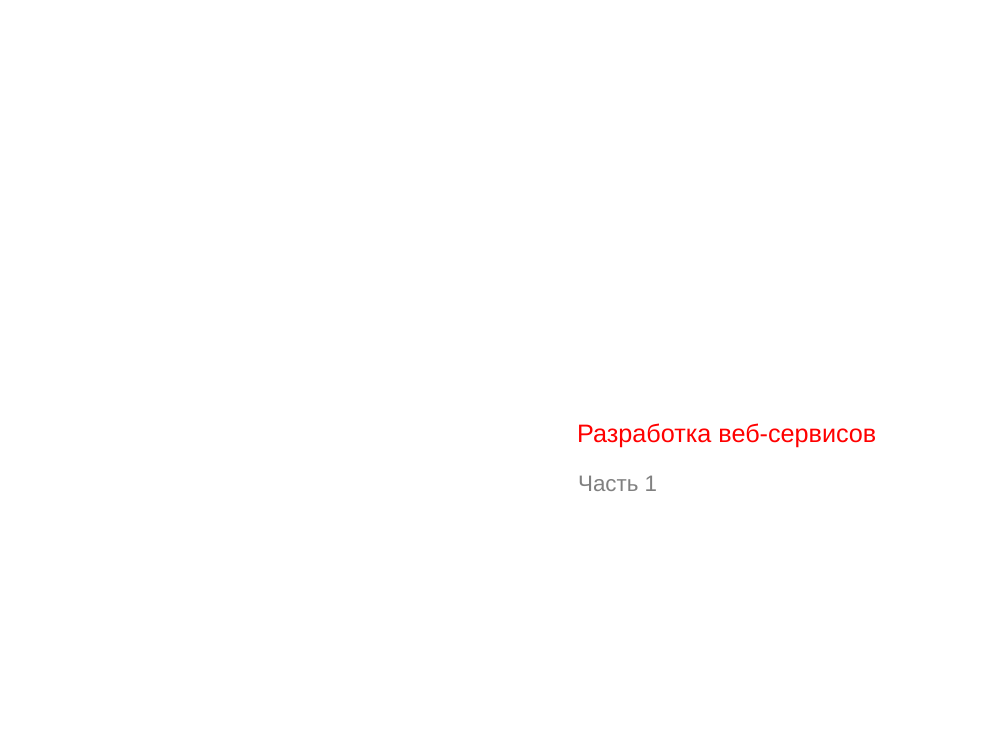
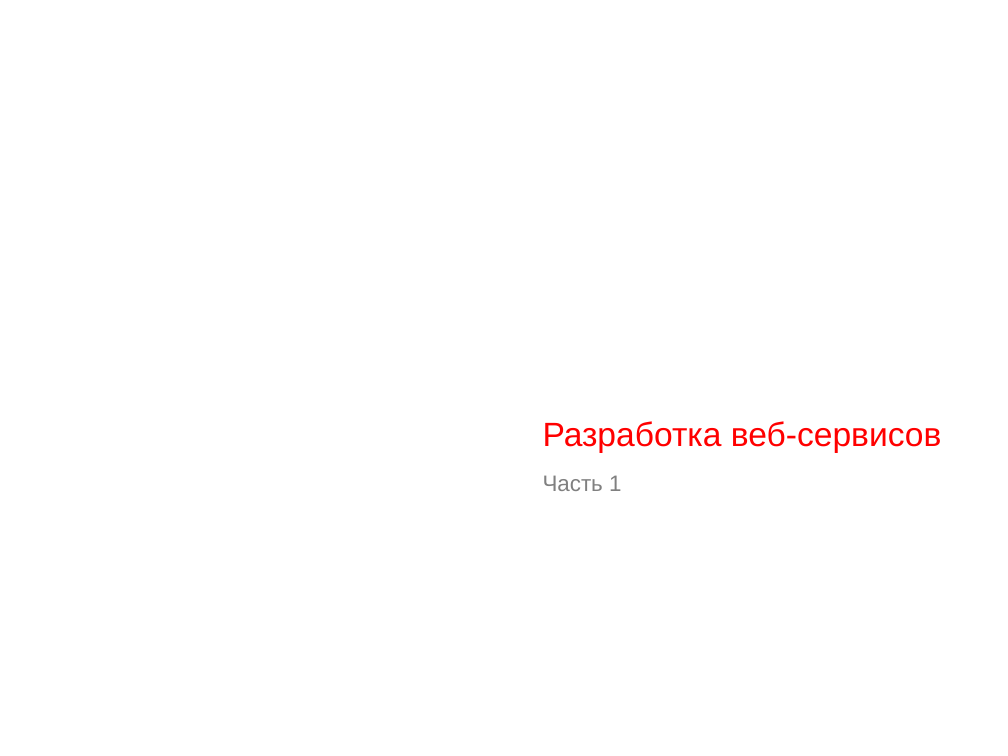
Before and after one commit to scareme/web_flask, a slide deck: slide 1 of Разработка веб-сервисов. Часть 1.pptx. Drawn at 1008x756 pixels with LibreOffice and Linux fonts; fonts in the diff are those of the drawing; background and template pictures are left out. Boxes give left, top, right and bottom in pixels: in the first picture for what was removed or moved away, otherwise in the second. Text is boxed around its words. In the diff, an @@ line names an element or a change of style, - is before the commit and + after.

```diff
--- a/Разработка веб-сервисов. Часть 1.pptx
+++ b/Разработка веб-сервисов. Часть 1.pptx
@@ text "Разработка веб-сервисов": place and size @@
-text "Разработка веб-сервисов" at [577, 423, 876, 448]
+text "Разработка веб-сервисов" at [543, 421, 942, 453]
@@ text "Разработка веб-сервисов" at [543, 421, 942, 453]: size 18 to 24 pt @@
@@ title "Часть 1": place and size @@
-title "Часть 1" at [578, 475, 657, 491]
+title "Часть 1" at [543, 475, 621, 491]
```
Also in this commit, not shown: 3 other slides changed, 11 slides added, 3 slides removed, 4 other files.
